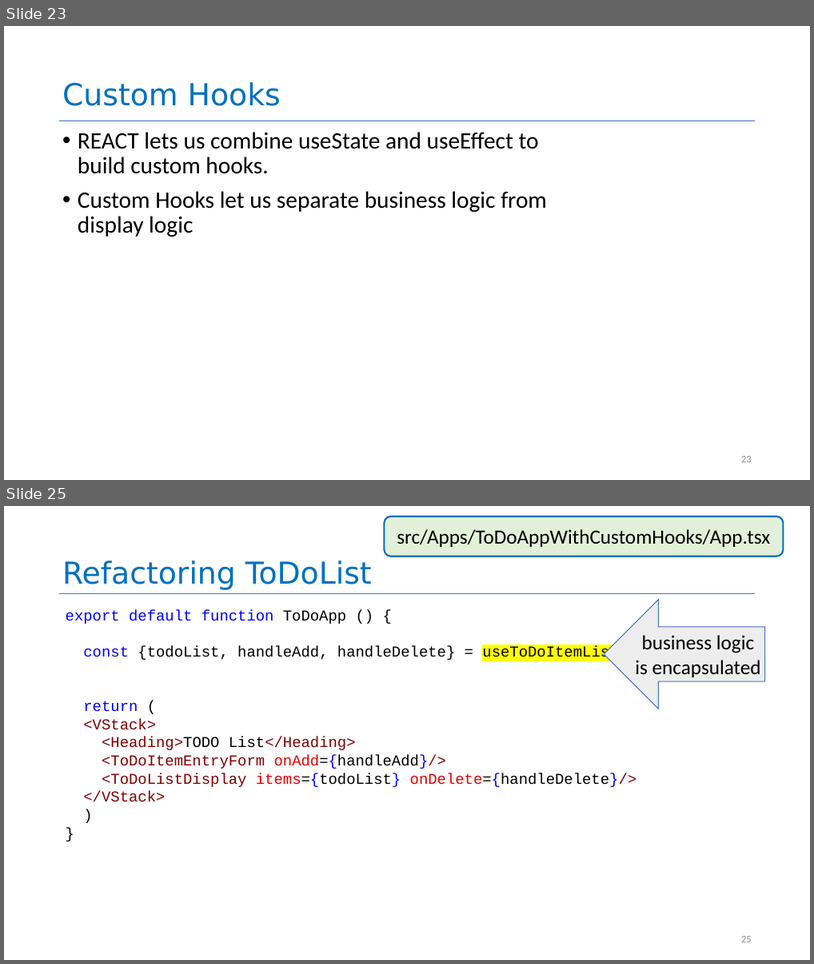
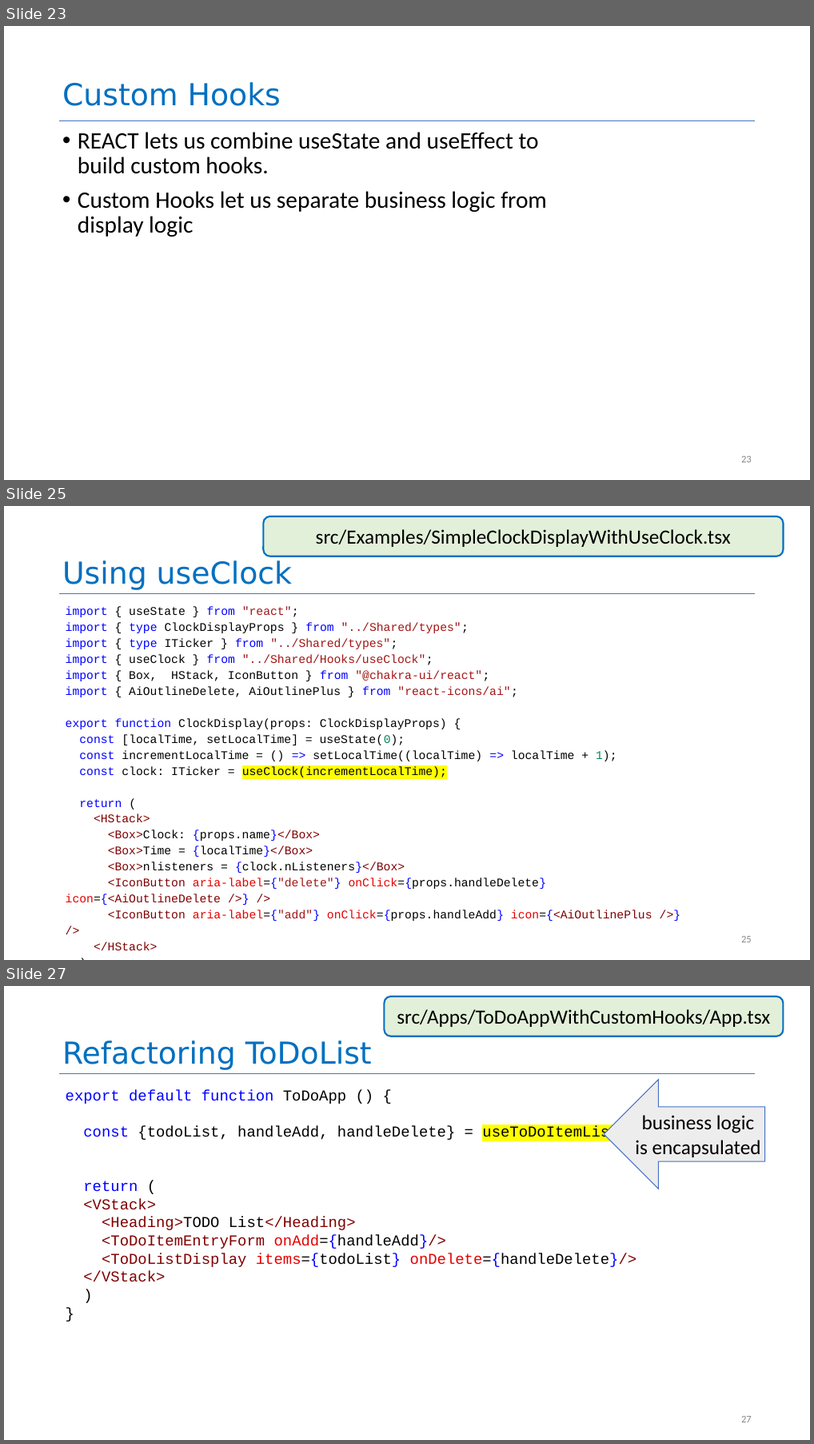
Before and after one commit to neu-se/CS4530-Fall-2026, a slide deck: Slides/Module 06 React Hook Patterns.pptx. Shown one above the other, each under a label of ours: slides 23 and 25 before the commit, slides 23, 25 and 27 after it; the slides between them are not shown. The pictures are 814x964 and 814x1444 pixels, drawn with LibreOffice and Linux fonts; fonts in the diff are those of the drawing. Boxes give left, top, right and bottom in pixels: in the first picture for what was removed or moved away, otherwise in the second. Text is boxed around its words. In the diff, an @@ line names an element or a change of style, - is before the commit and + after.

```diff
--- a/Slides/Module 06 React Hook Patterns.pptx
+++ b/Slides/Module 06 React Hook Patterns.pptx
@@ slide 25 added at (4, 506, 810, 960), background #FFFFFF; not listed: 1 template element that a slide beside it also shows @@
@@ rounded rectangle added at (263, 516, 784, 556), fill #E2F0D9, outline #0070C0 2 pt, 24 pt, text #000000 @@
+src/Examples/SimpleClockDisplayWithUseClock.tsx
@@ title added at (62, 560, 292, 590), 36 pt, text #0070C0 @@
+Using useClock
@@ text added at (66, 606, 653, 950), 14 pt, text #000000 @@
+import { useState } from "react";
+import { type ClockDisplayProps } from "../Shared/types";
+import { type ITicker } from "../Shared/types";
+import { useClock } from "../Shared/Hooks/useClock";
+import { Box, HStack, IconButton } from "@chakra-ui/react";
+import { AiOutlineDelete, AiOutlinePlus } from "react-icons/ai";
+export function ClockDisplay(props: ClockDisplayProps) {
+const [localTime, setLocalTime] = useState(0);
+const incrementLocalTime = () => setLocalTime((localTime) => localTime + 1);
+const clock: ITicker = useClock(incrementLocalTime);
+return (
+<HStack>
+<Box>Clock: {props.name}</Box>
+<Box>Time = {localTime}</Box>
+<Box>nlisteners = {clock.nListeners}</Box>
+<IconButton aria-label={"delete"} onClick={props.handleDelete} icon={<AiOutlineDelete />} />
+<IconButton aria-label={"add"} onClick={props.handleAdd} icon={<AiOutlinePlus />} />
+</HStack>
+);
+}
@@ page number added at (742, 936, 752, 942), 12 pt, text #888888 @@
+25
@@ what was slide 25 is now slide 27 @@
@@ page number at (742, 1416, 752, 1422): text changed @@
-25
+27
```
Also in this commit, not shown: 6 slides changed, 1 other slide added, 1 other file.
